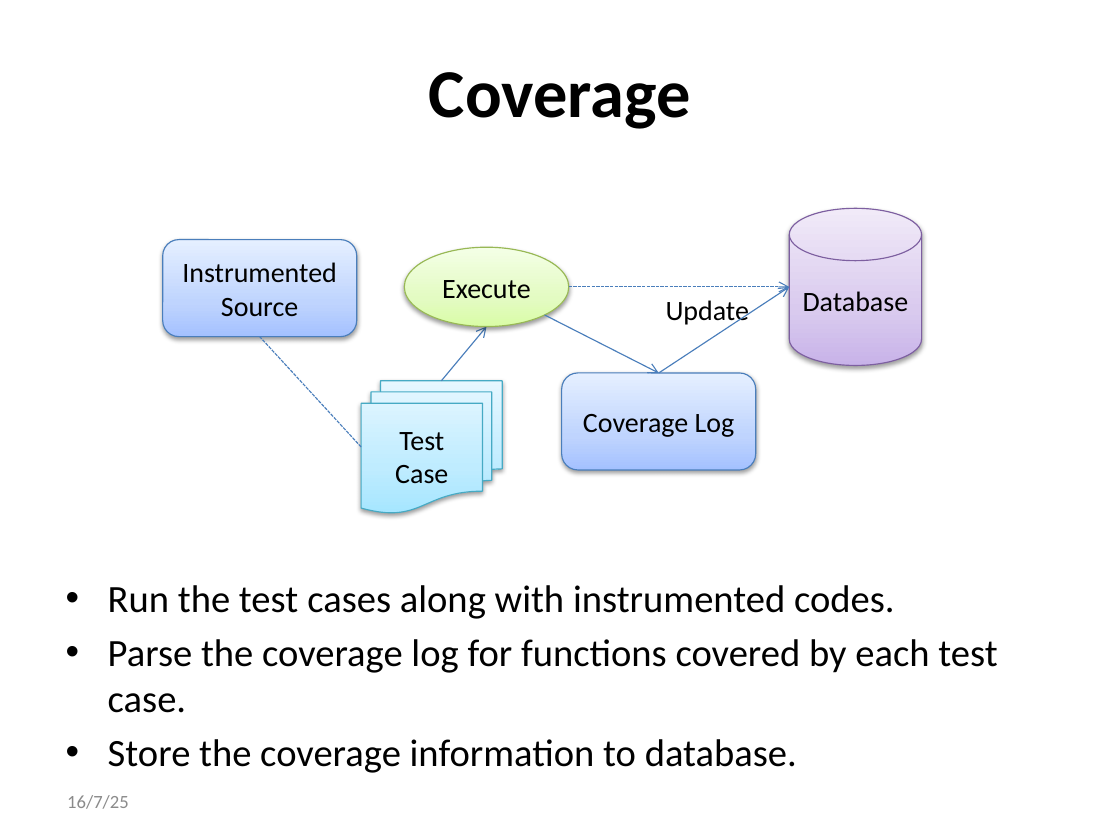
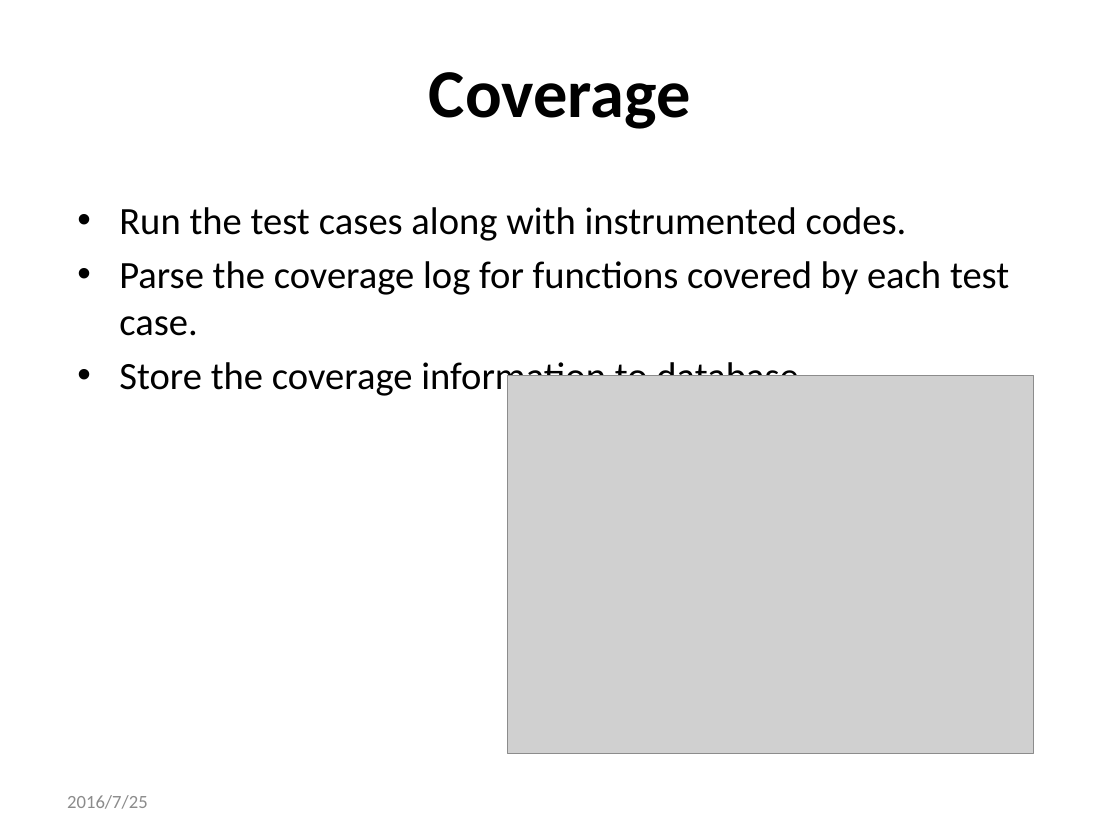
Before and after one commit to qwordy/IUT, a slide deck: slide 10 of doc/Final Presentation/Incremental_Unit_Testing-20160725-v2.pptx. Drawn at 1120x840 pixels with LibreOffice and Linux fonts; fonts in the diff are those of the drawing; grey boxes stand for pictures. Boxes give left, top, right and bottom in pixels: in the first picture for what was removed or moved away, otherwise in the second. Text is boxed around its words. In the diff, an @@ line names an element or a change of style, - is before the commit and + after.

```diff
--- a/doc/Final Presentation/Incremental_Unit_Testing-20160725-v2.pptx
+++ b/doc/Final Presentation/Incremental_Unit_Testing-20160725-v2.pptx
@@ text "Run the test cases along ..." moved from (x1=108, y1=585, x2=997, y2=773) to (x1=119, y1=207, x2=1009, y2=398) @@
@@ cylinder removed at (x1=790, y1=208, x2=922, y2=365) @@
-Database
@@ rounded rectangle removed at (x1=162, y1=240, x2=356, y2=337) @@
-Instrumented
-Source
@@ ellipse removed at (x1=404, y1=248, x2=569, y2=327) @@
-Execute
@@ arrow removed from (569, 287) to (790, 287) @@
@@ arrow removed from (659, 373) to (790, 287) @@
@@ arrow removed from (441, 381) to (486, 327) @@
@@ arrow removed from (544, 315) to (659, 373) @@
@@ text removed at (x1=666, y1=300, x2=749, y2=327) @@
-Update
@@ line removed from (361, 447) to (260, 337) @@
@@ flow chart multidocument removed at (x1=361, y1=381, x2=502, y2=513) @@
-Test Case
@@ picture added at (x1=507, y1=376, x2=1034, y2=754) @@
@@ rounded rectangle removed at (x1=562, y1=373, x2=756, y2=470) @@
-Coverage Log
@@ text at (x1=67, y1=795, x2=148, y2=809): text changed @@
-16/7/25
+2016/7/25
```
Also in this commit, not shown: 29 other slides changed, 2 slides added, 2 slides removed.
